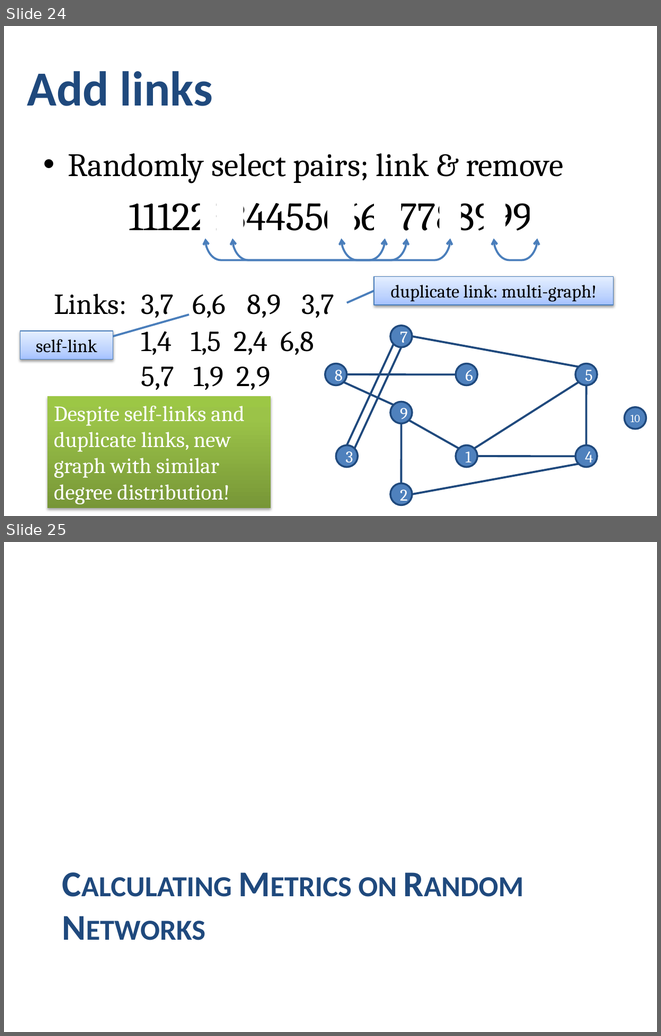
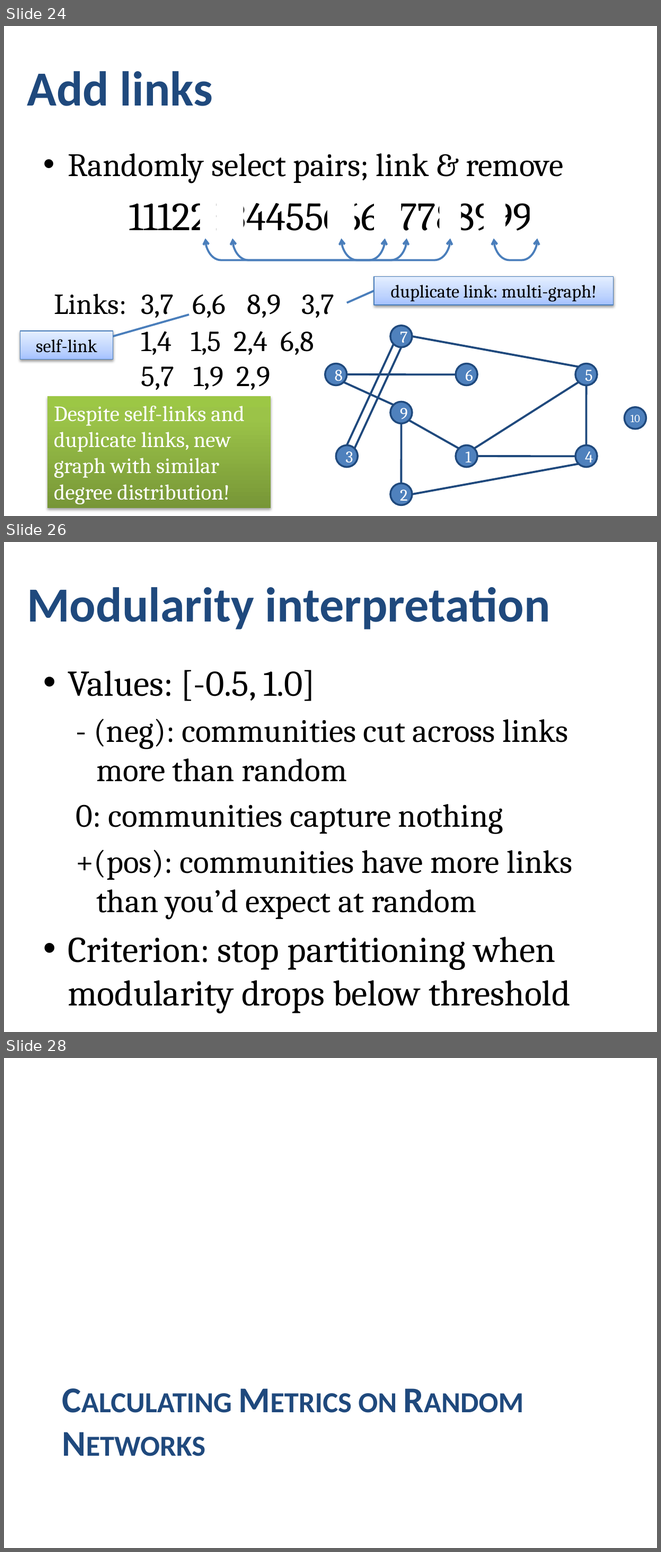
Before and after one commit to dragonstw/socialnets18, a slide deck: resources/06_RandomGraphs.pptx. Shown one above the other, each under a label of ours: slides 24 and 25 before the commit, slides 24, 26 and 28 after it; the slides between them are not shown. The pictures are 661x1036 and 661x1552 pixels, drawn with LibreOffice and Linux fonts; fonts in the diff are those of the drawing. Boxes give left, top, right and bottom in pixels: in the first picture for what was removed or moved away, otherwise in the second. Text is boxed around its words. In the diff, an @@ line names an element or a change of style, - is before the commit and + after.

```diff
--- a/resources/06_RandomGraphs.pptx
+++ b/resources/06_RandomGraphs.pptx
@@ slide 26 added at bbox=[4, 542, 657, 1032], background #FFFFFF @@
@@ title added at bbox=[27, 587, 550, 629], 54 pt, text #1F497D, bold @@
+Modularity interpretation
@@ text added at bbox=[68, 670, 572, 1013], 36 pt, text #000000 @@
+• Values: [-0.5, 1.0]
+  - (neg): communities cut across links more than random
+  0: communities capture nothing
+  +(pos): communities have more links than you’d expect at random
+• Criterion: stop partitioning when modularity drops below threshold
@@ what was slide 25 is now slide 28 @@
```
Also in this commit, not shown: 2 other slides added, 2 other files.
